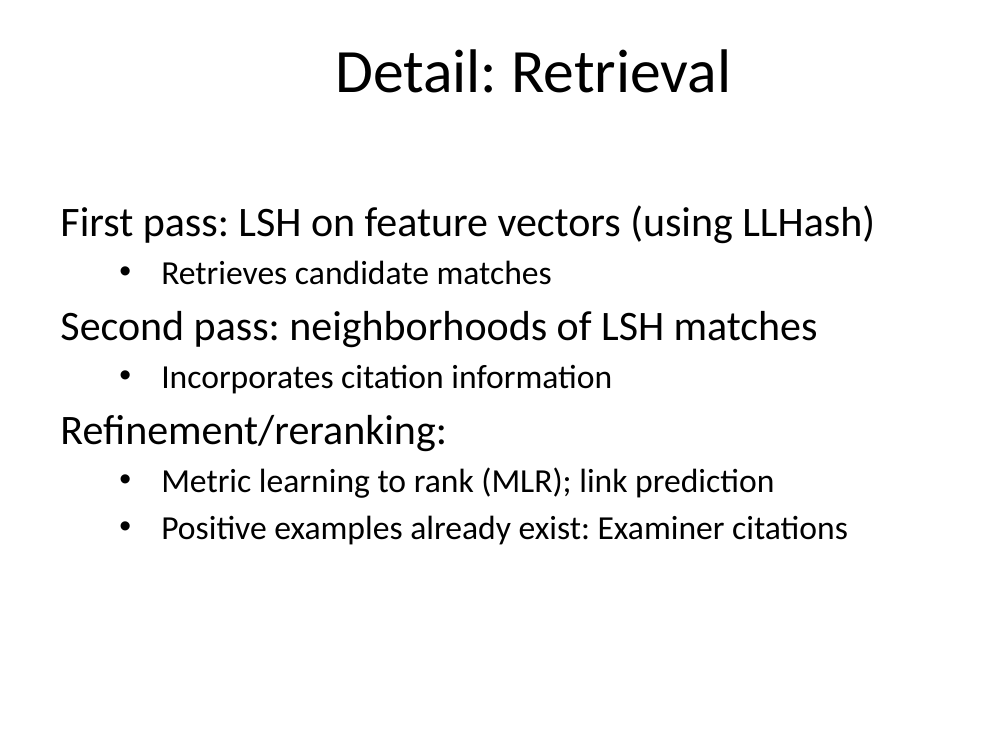
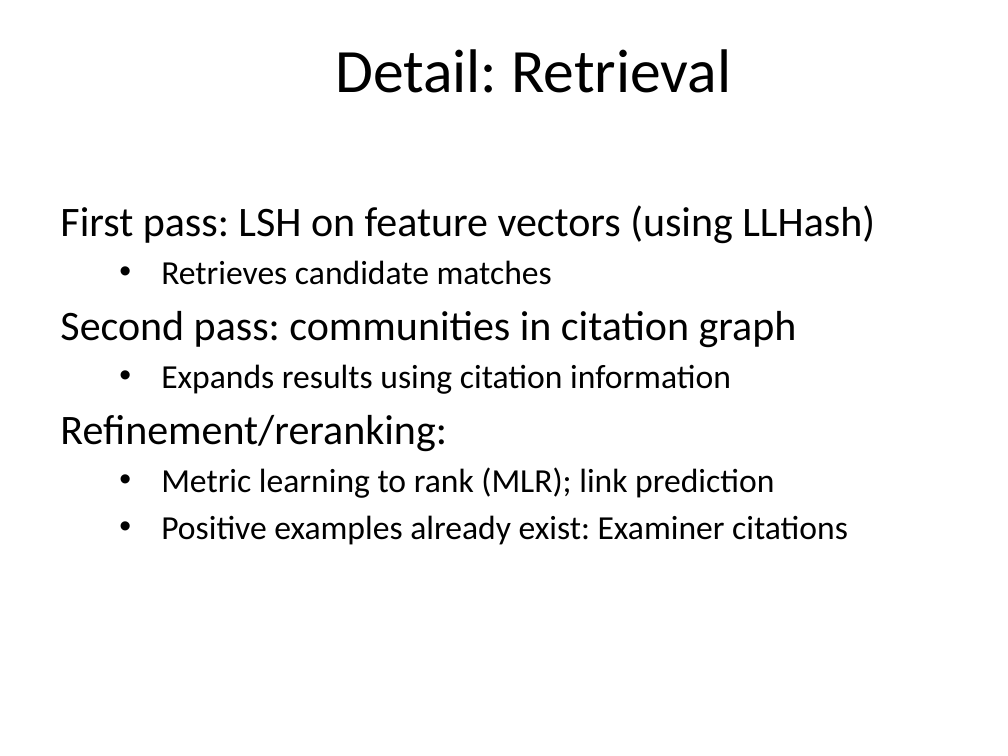
Before and after one commit to alexgittens/XDataUSPTOHackathon, a slide deck: slide 5 of XDATA_Sep2016_klevin_slides.pptx. Drawn at 1008x756 pixels with LibreOffice and Linux fonts; fonts in the diff are those of the drawing; background and template pictures are left out. Boxes give left, top, right and bottom in pixels: in the first picture for what was removed or moved away, otherwise in the second. Text is boxed around its words. In the diff, an @@ line names an element or a change of style, - is before the commit and + after.

```diff
--- a/XDATA_Sep2016_klevin_slides.pptx
+++ b/XDATA_Sep2016_klevin_slides.pptx
@@ text at bbox=[60, 311, 797, 394]: text changed; size 30 to 24 pt @@
-Second pass: neighborhoods of LSH matches
-• Incorporates citation information
+Second pass: communities in citation graph
+• Expands results using citation information
```
Also in this commit, not shown: 6 other slides changed.
